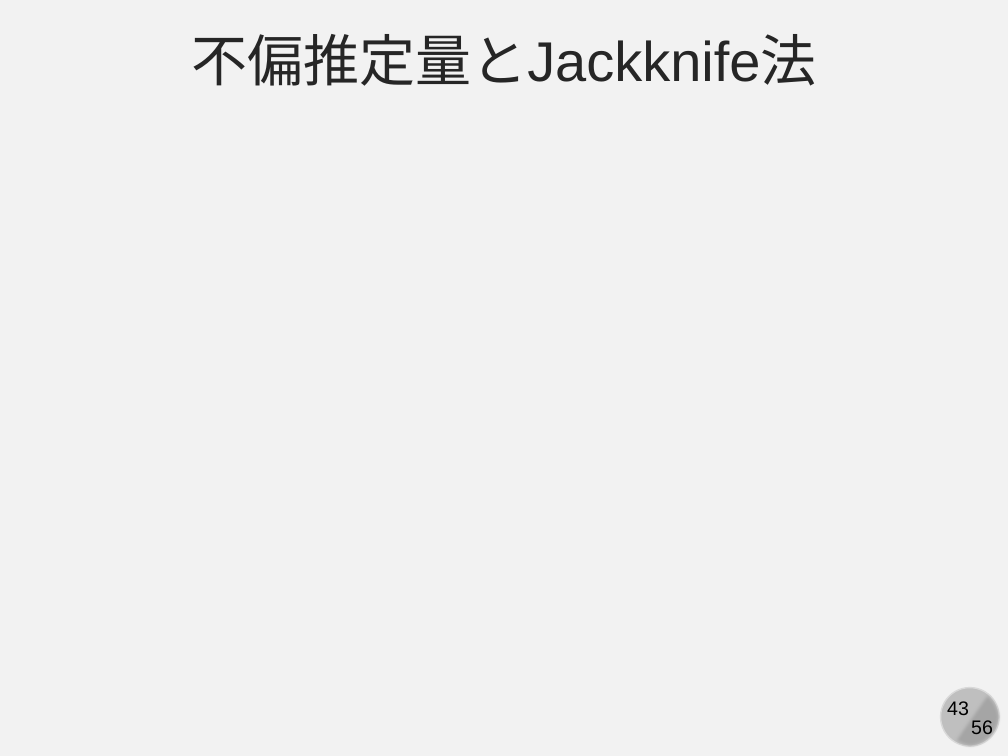
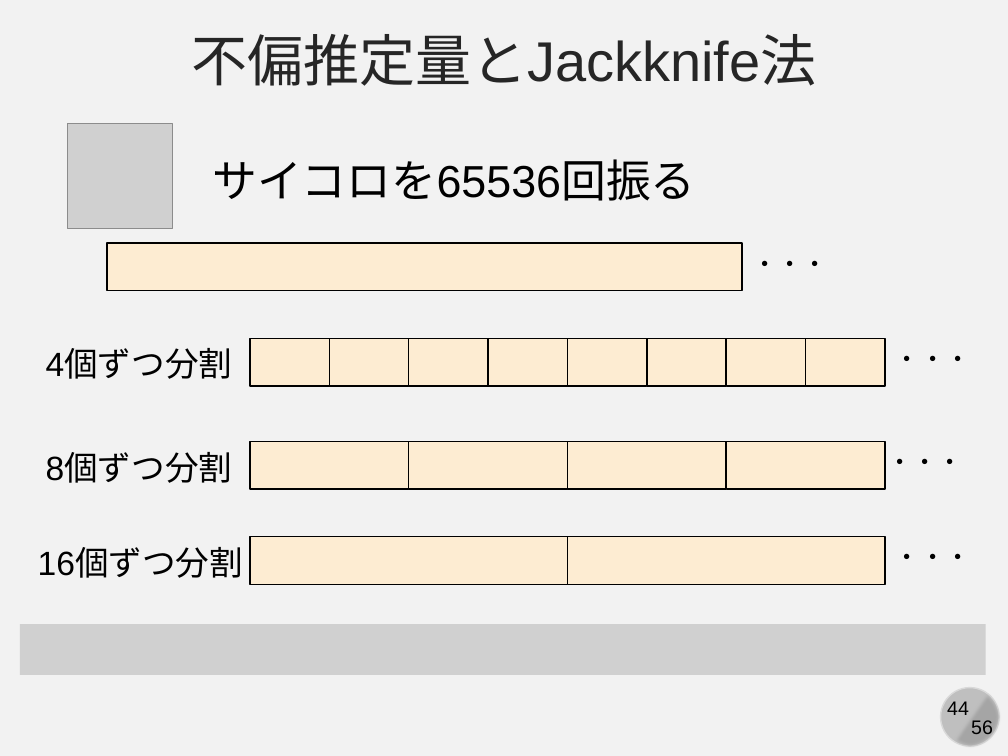
Before and after one commit to kaityo256/simulation_engineering, a slide deck: slide 44 of 03_mc_advanced/simulation03.pptx (slide 43 before the commit). Drawn at 1008x756 pixels with LibreOffice and Linux fonts; fonts in the diff are those of the drawing; grey boxes stand for pictures. Boxes give left, top, right and bottom in pixels: in the first picture for what was removed or moved away, otherwise in the second. Text is boxed around its words. In the diff, an @@ line names an element or a change of style, - is before the commit and + after.

```diff
--- a/03_mc_advanced/simulation03.pptx
+++ b/03_mc_advanced/simulation03.pptx
@@ picture added at [68,124,172,229] @@
@@ text added at [212,159,695,201], 32 pt, text #000000 @@
+サイコロを65536回振る
@@ rectangle added at [107,243,742,290], fill #FDECD2, outline #000000 1 pt @@
@@ text added at [752,260,828,266], 18 pt, text #000000 @@
+・・・
@@ text added at [46,349,233,379], 24 pt, text #000000 @@
+4個ずつ分割
@@ rectangle added at [250,339,330,386], fill #FDECD2, outline #000000 1 pt @@
@@ rectangle added at [330,339,409,386], fill #FDECD2, outline #000000 1 pt @@
@@ rectangle added at [409,339,489,386], fill #FDECD2, outline #000000 1 pt @@
@@ rectangle added at [488,339,568,386], fill #FDECD2, outline #000000 1 pt @@
@@ rectangle added at [568,339,647,386], fill #FDECD2, outline #000000 1 pt @@
@@ rectangle added at [647,339,727,386], fill #FDECD2, outline #000000 1 pt @@
@@ rectangle added at [726,339,805,386], fill #FDECD2, outline #000000 1 pt @@
@@ rectangle added at [805,339,885,386], fill #FDECD2, outline #000000 1 pt @@
@@ text added at [895,355,971,361], 18 pt, text #000000 @@
+・・・
@@ rectangle added at [250,442,408,489], fill #FDECD2, outline #000000 1 pt @@
@@ rectangle added at [409,442,568,489], fill #FDECD2, outline #000000 1 pt @@
@@ rectangle added at [568,442,726,489], fill #FDECD2, outline #000000 1 pt @@
@@ rectangle added at [726,442,884,489], fill #FDECD2, outline #000000 1 pt @@
@@ text added at [46,453,233,483], 24 pt, text #000000 @@
+8個ずつ分割
@@ text added at [887,458,963,464], 18 pt, text #000000 @@
+・・・
@@ rectangle added at [250,536,568,584], fill #FDECD2, outline #000000 1 pt @@
@@ rectangle added at [568,536,885,584], fill #FDECD2, outline #000000 1 pt @@
@@ text added at [38,548,243,578], 24 pt, text #000000 @@
+16個ずつ分割
@@ text added at [895,553,971,559], 18 pt, text #000000 @@
+・・・
@@ picture added at [20,624,986,674] @@
@@ page number at [947,701,969,715]: text changed @@
-43
+44
```
Also in this commit, not shown: 2 slides added, 4 other files.
